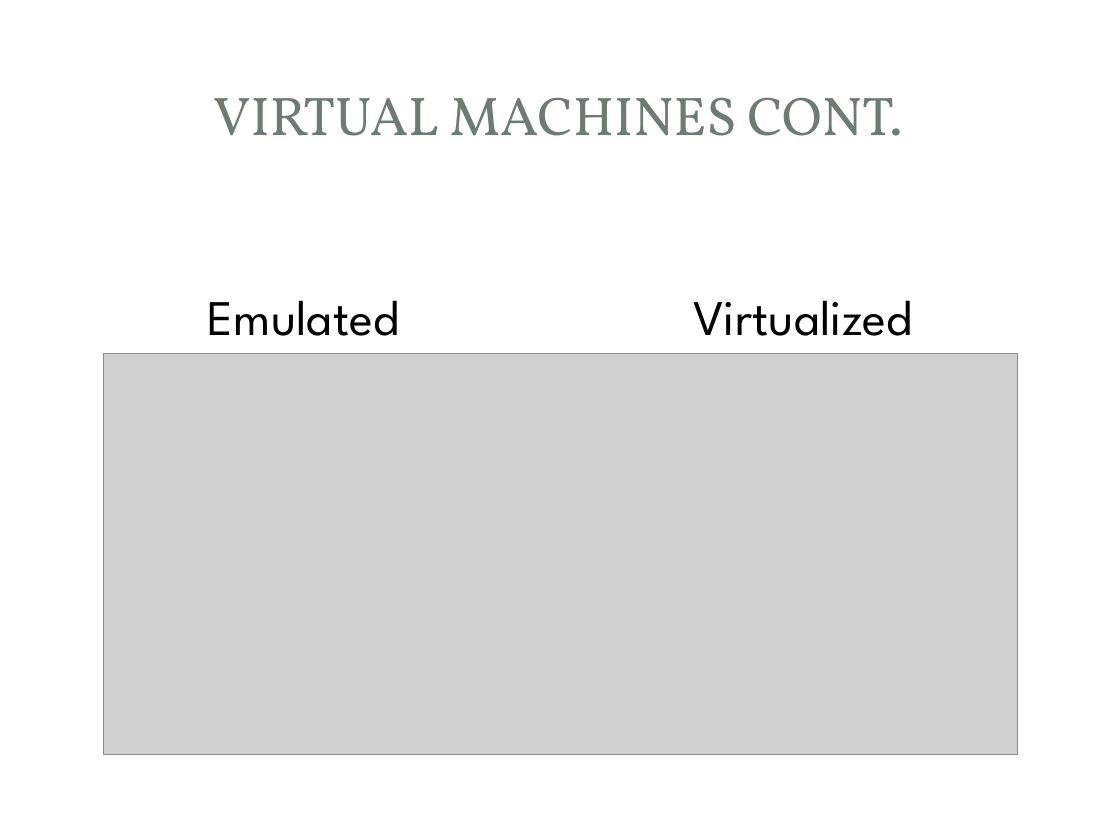
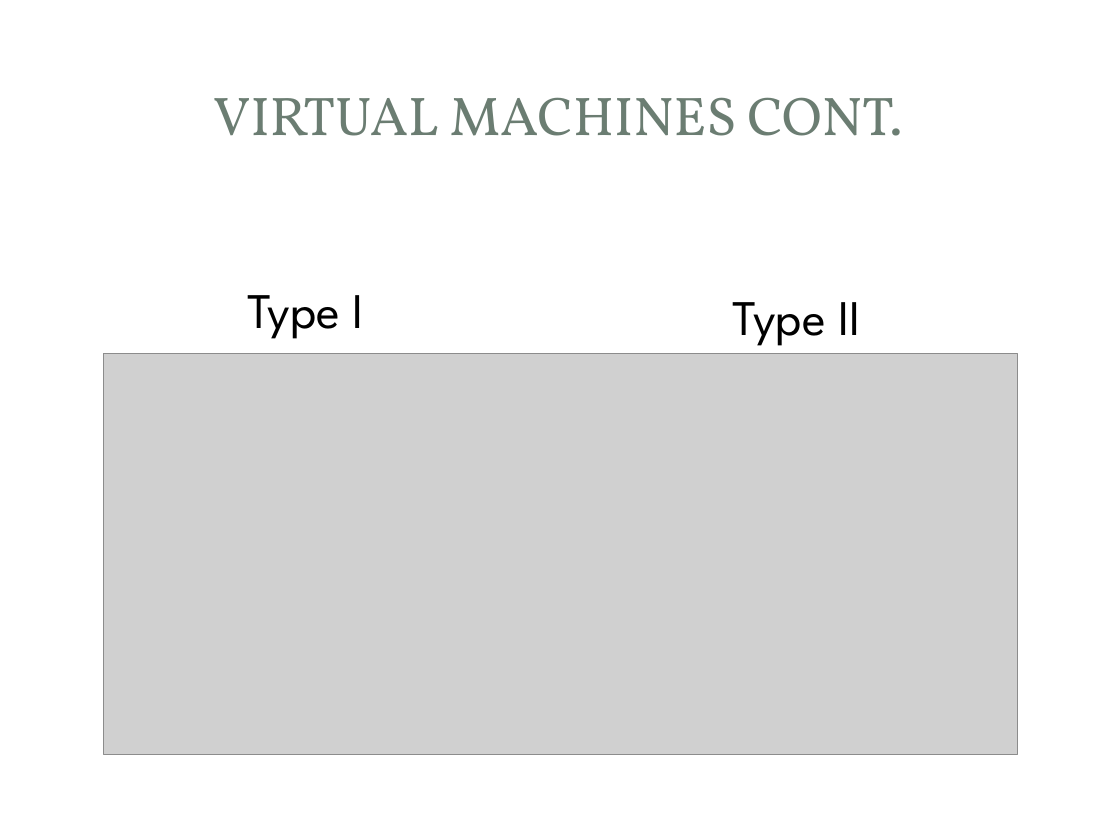
Before and after one commit to mjmalkowski11023/Computer-Security-2013, a slide deck: slide 4 of VMBR_Presentation.pptx. Drawn at 1120x840 pixels with LibreOffice and Linux fonts; fonts in the diff are those of the drawing; grey boxes stand for pictures; background and template pictures are left out. Boxes give left, top, right and bottom in pixels: in the first picture for what was removed or moved away, otherwise in the second. Text is boxed around its words. In the diff, an @@ line names an element or a change of style, - is before the commit and + after.

```diff
--- a/VMBR_Presentation.pptx
+++ b/VMBR_Presentation.pptx
@@ text added at box(247, 295, 364, 339), 32 pt, text #000000 @@
+Type I
@@ text removed at box(208, 300, 399, 336) @@
-Emulated
@@ text at box(732, 302, 861, 346): text changed @@
-Virtualized
+Type II
```
Also in this commit, not shown: 3 other slides changed.
